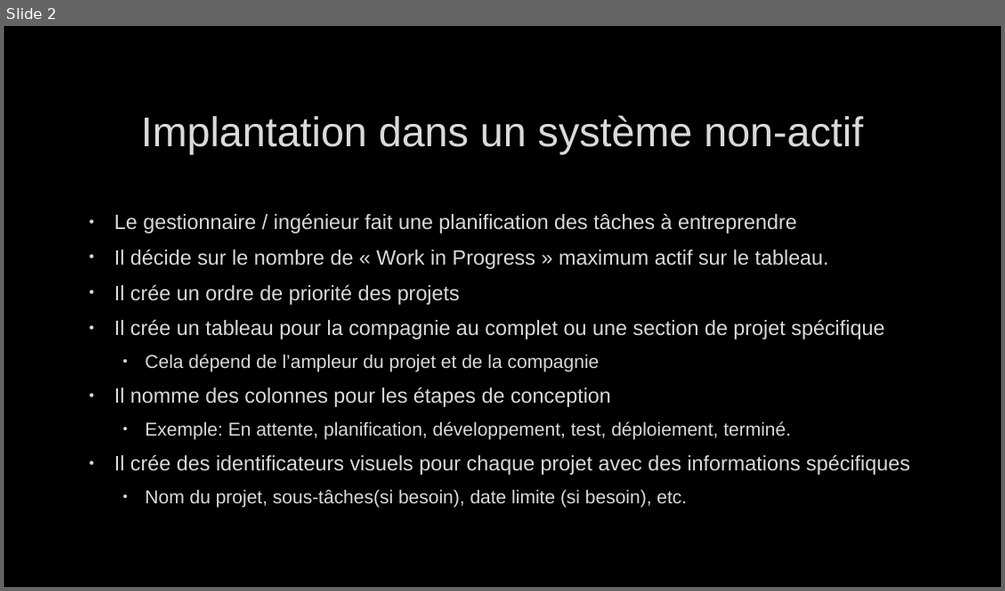
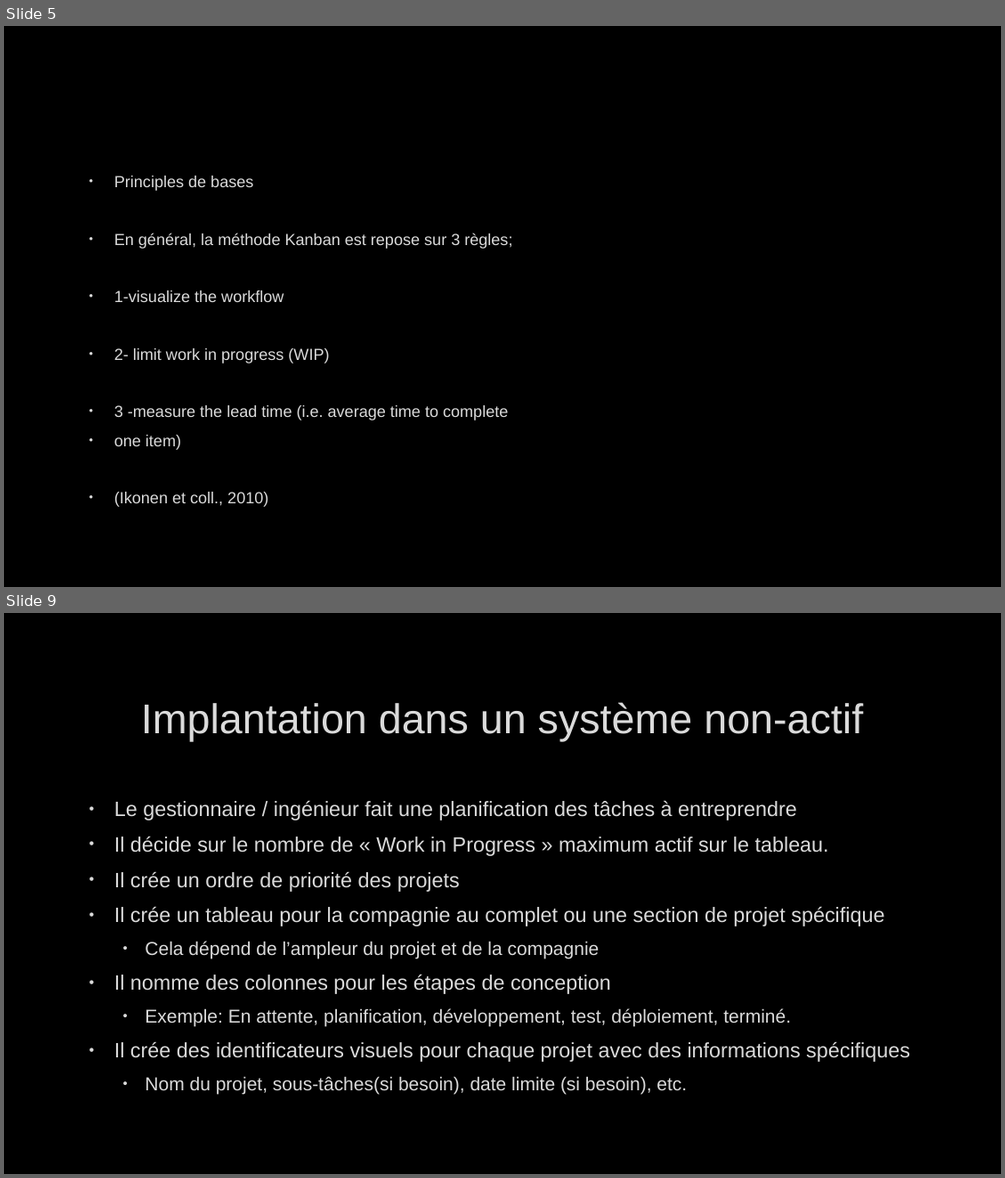
Before and after one commit to joyaAmora/Analyse_relationnelle, a slide deck: PP-DAVE.pptx. Shown one above the other, each under a label of ours: slide 2 before the commit, slides 5 and 9 after it; the slides between them are not shown. The pictures are 1005x591 and 1005x1178 pixels, drawn with LibreOffice and Linux fonts; fonts in the diff are those of the drawing; background and template pictures are left out. Boxes give left, top, right and bottom in pixels: in the first picture for what was removed or moved away, otherwise in the second. Text is boxed around its words. In the diff, an @@ line names an element or a change of style, - is before the commit and + after.

```diff
--- a/PP-DAVE.pptx
+++ b/PP-DAVE.pptx
@@ slide 5 added at <box>4,26,1001,587</box>, background picture (left out) @@
@@ text added at <box>114,176,512,507</box>, 15.5 pt, text #DADADA @@
+• Principles de bases
+• En général, la méthode Kanban est repose sur 3 règles;
+• 1-visualize the workflow
+• 2- limit work in progress (WIP)
+• 3 -measure the lead time (i.e. average time to complete
+• one item)
+• (Ikonen et coll., 2010)
@@ what was slide 2 is now slide 9 @@
```
Also in this commit, not shown: 6 other slides added.
